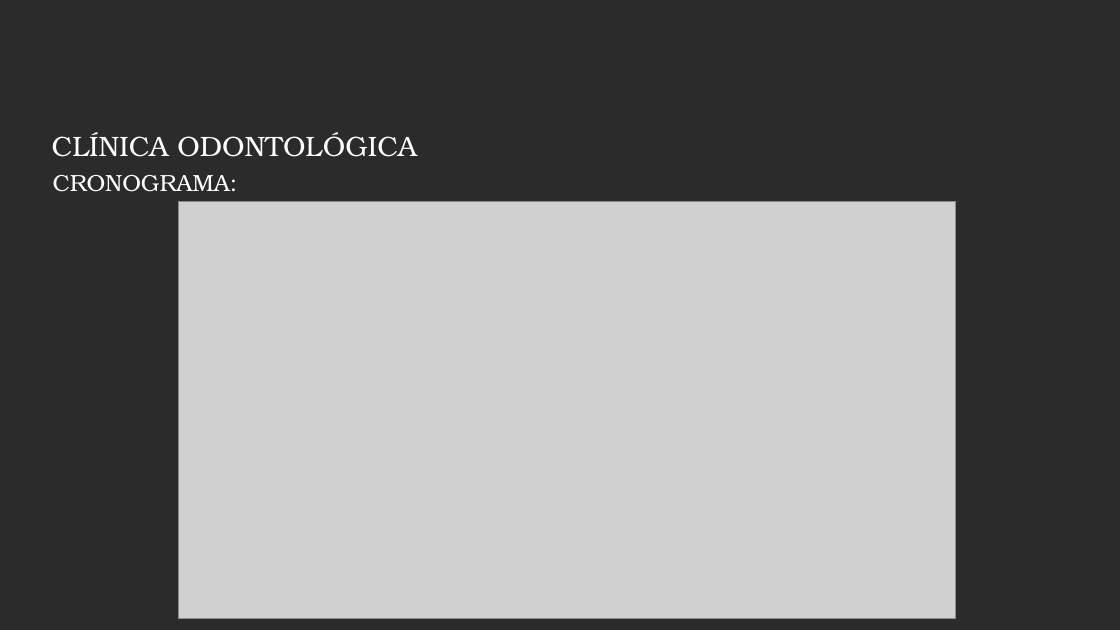
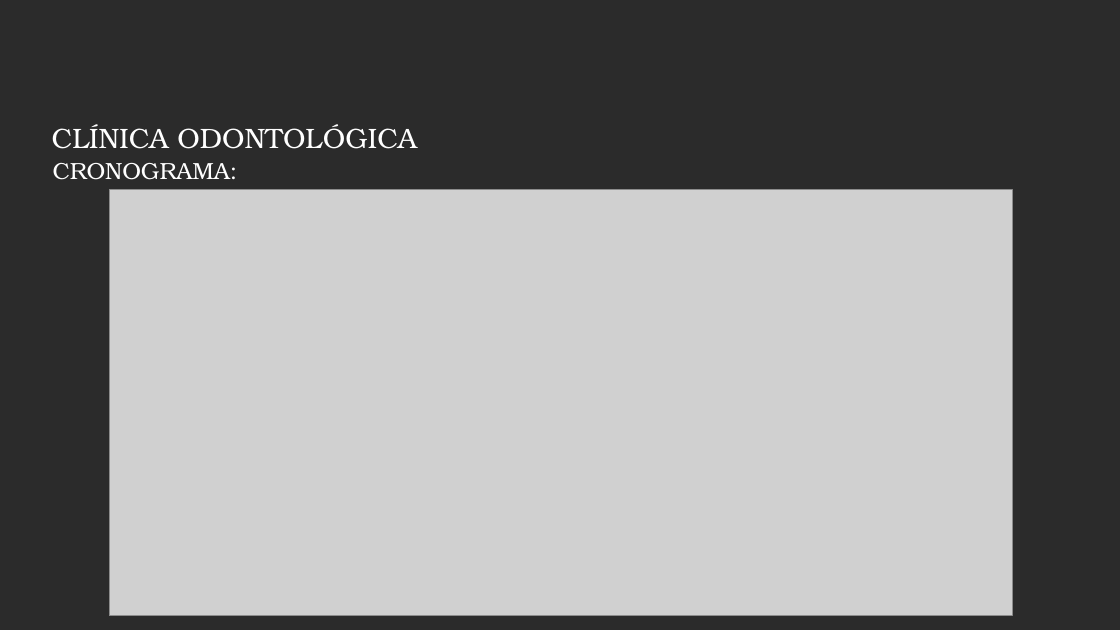
Before and after one commit to ondontoprojeto/Odontologico---Apresenta-o, a slide deck: slide 6 of Apresentação Projeto Odonto.pptx. Drawn at 1120x630 pixels with LibreOffice and Linux fonts; fonts in the diff are those of the drawing; grey boxes stand for pictures; background and template pictures are left out; a plain dark background stands for a picture behind light text. Boxes give left, top, right and bottom in pixels: in the first picture for what was removed or moved away, otherwise in the second. Text is boxed around its words. In the diff, an @@ line names an element or a change of style, - is before the commit and + after.

```diff
--- a/Apresentação Projeto Odonto.pptx
+++ b/Apresentação Projeto Odonto.pptx
@@ text "CLÍNICA ODONTOLÓGICA": place and size @@
-text "CLÍNICA ODONTOLÓGICA" at [52,132,416,157]
+text "CLÍNICA ODONTOLÓGICA" at [52,124,416,149]
@@ text "CRONOGRAMA:": place and size @@
-text "CRONOGRAMA:" at [53,175,238,192]
+text "CRONOGRAMA:" at [53,163,238,180]
@@ picture: place and size @@
-picture at [179,201,956,618]
+picture at [109,189,1012,616]
```
Also in this commit, not shown: 2 other slides changed.
